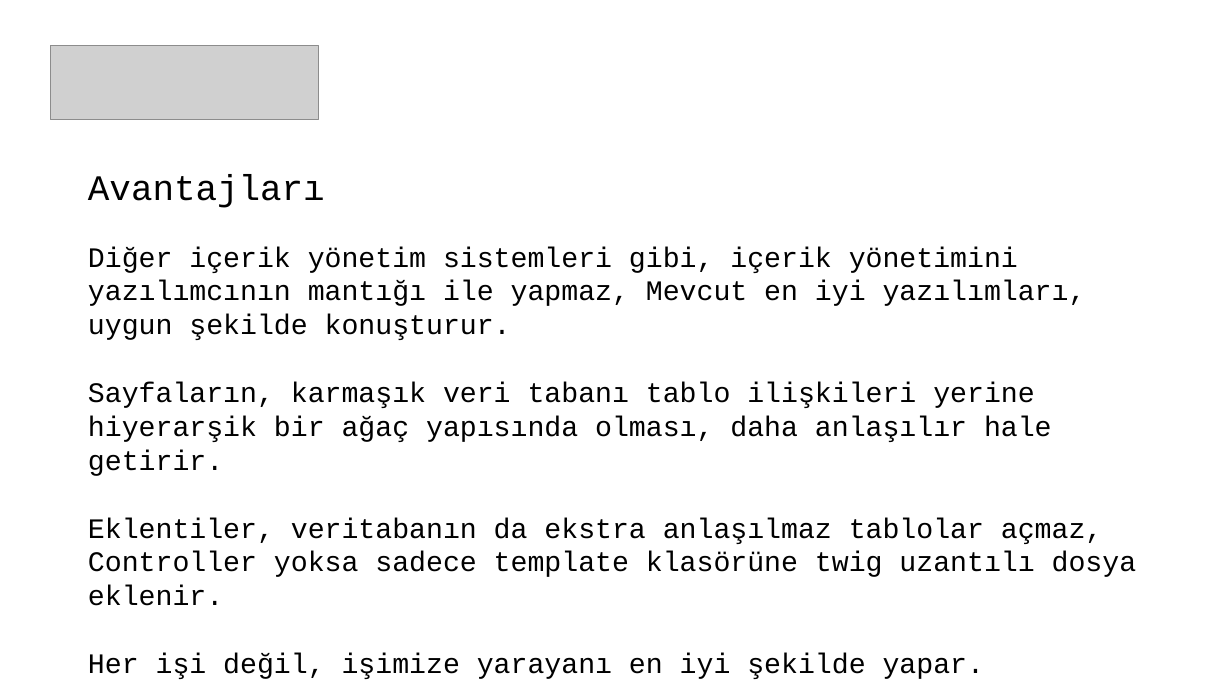
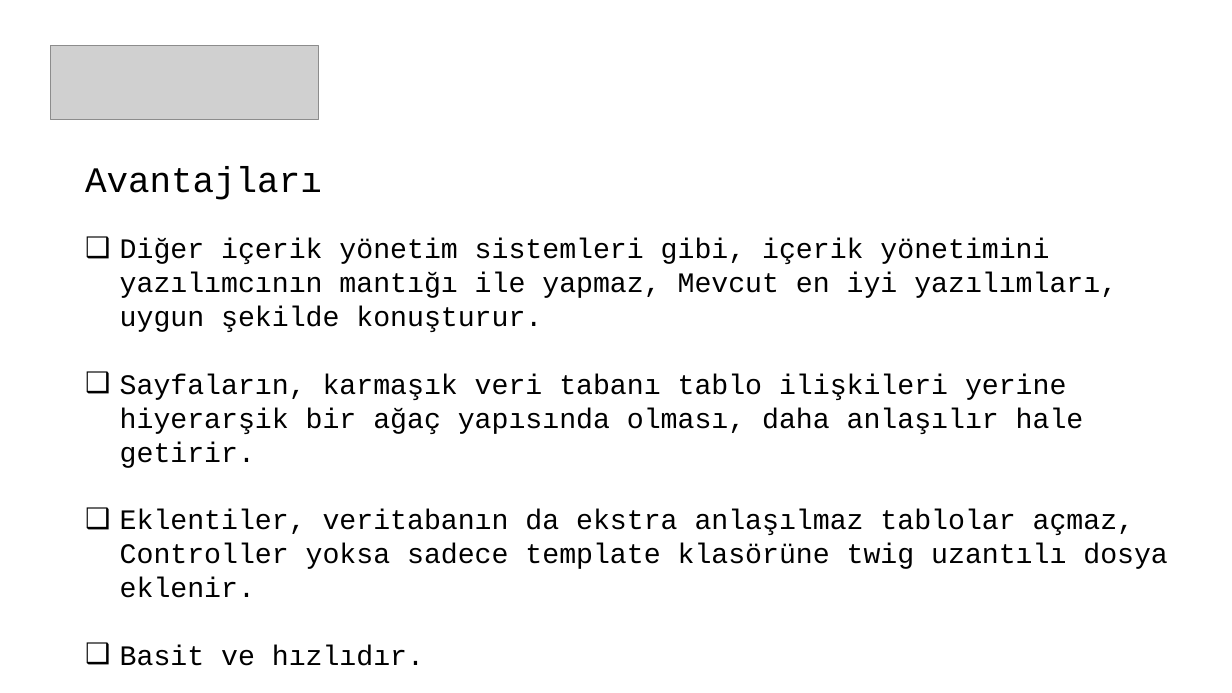
Before and after one commit to smcn/grav, a slide deck: slide 4 of Grav.pptx. Drawn at 1232x693 pixels with LibreOffice and Linux fonts; fonts in the diff are those of the drawing; grey boxes stand for pictures; background and template pictures are left out. Boxes give left, top, right and bottom in pixels: in the first picture for what was removed or moved away, otherwise in the second. Text is boxed around its words. In the diff, an @@ line names an element or a change of style, - is before the commit and + after.

```diff
--- a/Grav.pptx
+++ b/Grav.pptx
@@ text "Avantajları": place and size @@
-text "Avantajları" at (88,175,1137,679)
+text "Avantajları" at (85,167,1168,598)
@@ text at (120,238,1168,598): bullet none to ❑ @@
@@ text at (88,653,984,679): text changed @@
-Her işi değil, işimize yarayanı en iyi şekilde yapar.
+❑ Basit ve hızlıdır.
```
Also in this commit, not shown: 3 other slides changed, 1 slide added.
